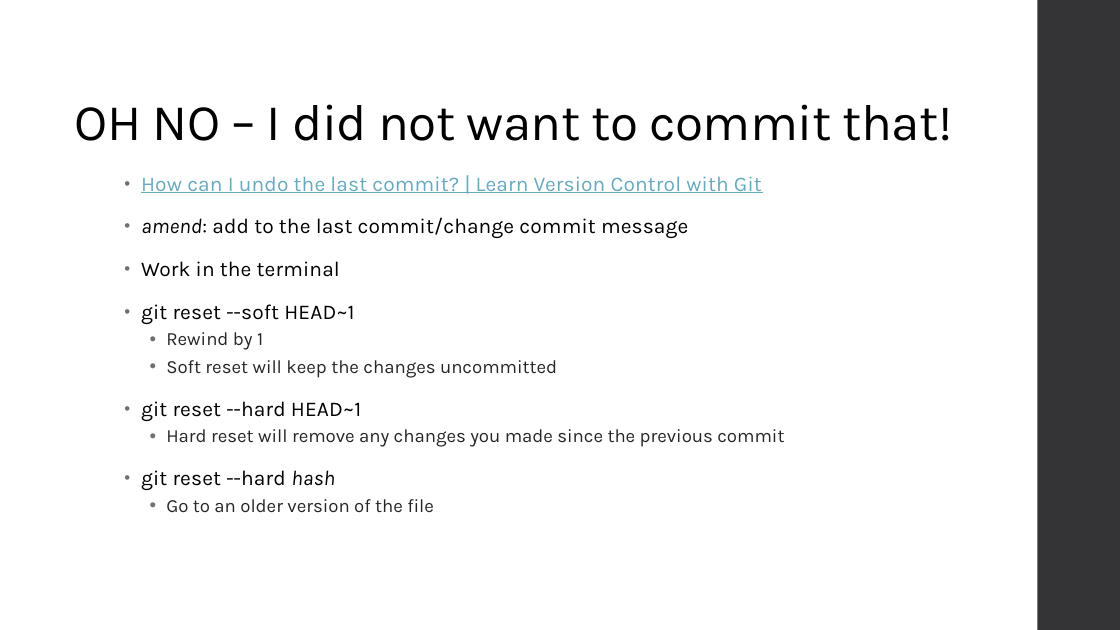
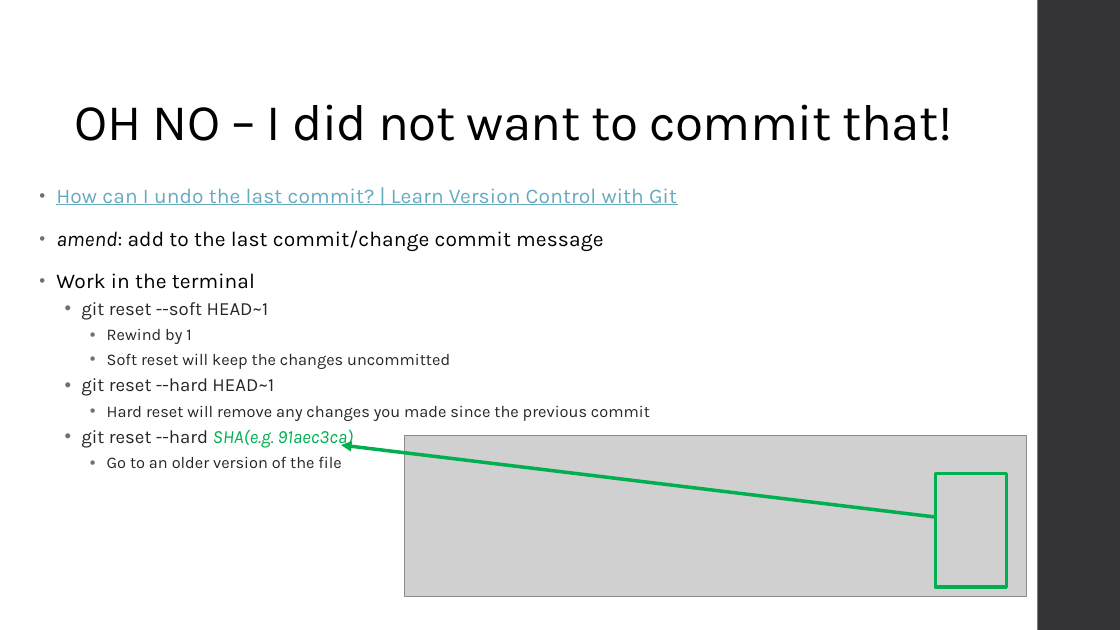
Before and after one commit to BDO-Science/rteam, a slide deck: slide 12 of github/GitHub_introduction.pptx (slide 10 before the commit). Drawn at 1120x630 pixels with LibreOffice and Linux fonts; fonts in the diff are those of the drawing; grey boxes stand for pictures. Boxes give left, top, right and bottom in pixels: in the first picture for what was removed or moved away, otherwise in the second. Text is boxed around its words. In the diff, an @@ line names an element or a change of style, - is before the commit and + after.

```diff
--- a/github/GitHub_introduction.pptx
+++ b/github/GitHub_introduction.pptx
@@ text "How can I undo the ...": place and size @@
-text "How can I undo the ..." at (141, 176, 784, 513)
+text "How can I undo the ..." at (56, 188, 677, 468)
@@ text at (81, 302, 650, 468): size 18 to 16 pt, text colour #000000 to #262626, letter spacing 0.1 to 0 pt in "git reset --soft HEAD~1", "git reset --hard HEAD~1"; size 16 to 14 pt in "Rewind by 1", "Soft reset will keep the changes uncommitted", "Hard reset will remove any changes you ...", "Go to an older version of the ..."; list level 1 to 2 in "git reset --soft HEAD~1"; line spacing 0.95 to 0.9; list level 2 to 3 in "Rewind by 1"; list level 2 to 3 in "Soft reset will keep the ..."; list level 1 to 2 in "git reset --hard HEAD~1"; list level 2 to 3 in "Hard reset will remove any ..."; list level 2 to 3 in "Go to an older version ..." @@
@@ text at (81, 429, 354, 449): text changed; size 18 to 16 pt; text colour #000000 to #00B050; italic on @@
-• git reset --hard hash
+  • git reset --hard SHA(e.g. 91aec3ca)
@@ arrow added from (936, 518) to (341, 445), #00B050 3 pt @@
@@ picture added at (404, 435, 1027, 597) @@
@@ rectangle added at (936, 474, 1007, 587), outline #00B050 3 pt @@
```
Also in this commit, not shown: 7 other slides changed, 5 slides added, 4 slides removed.
